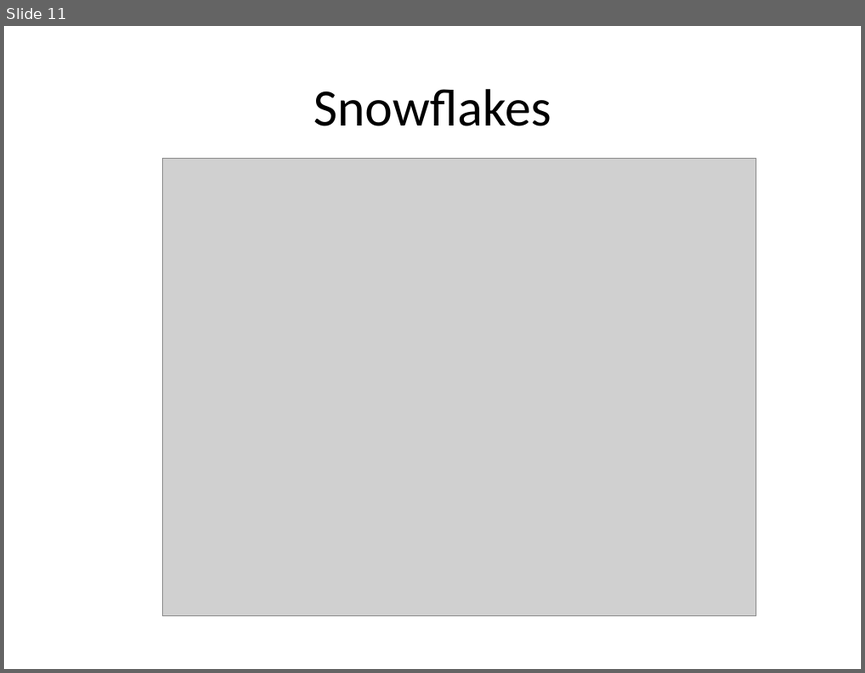
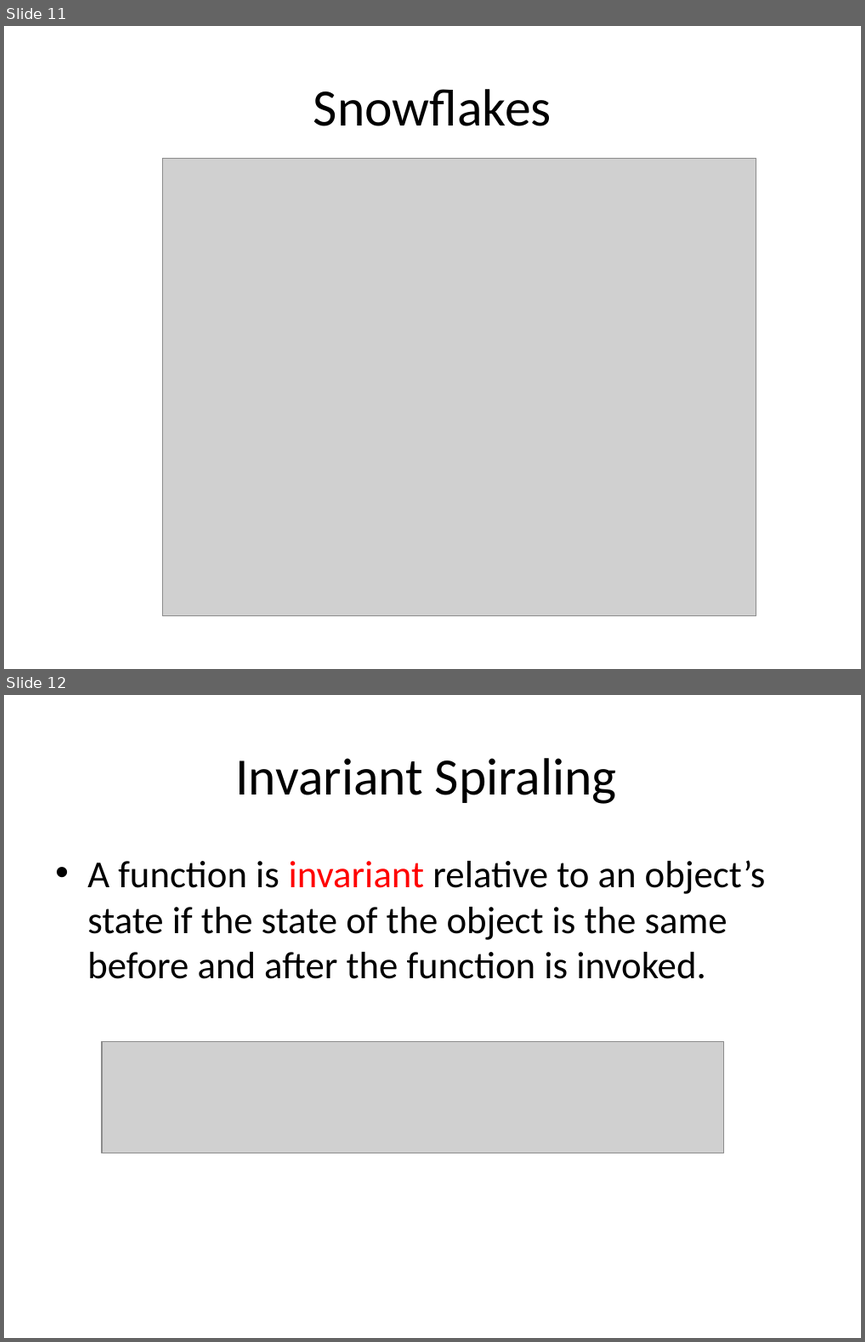
Before and after one commit to lorrainewang/2017Y2CEP, a slide deck: Lesson 1 Intro and Turtle Graphics/Python Turtles.pptx. Shown one above the other, each under a label of ours: slide 11 before the commit, slides 11 and 12 after it. The pictures are 865x673 and 865x1342 pixels, drawn with LibreOffice and Linux fonts; fonts in the diff are those of the drawing; grey boxes stand for pictures. Boxes give left, top, right and bottom in pixels: in the first picture for what was removed or moved away, otherwise in the second. Text is boxed around its words. In the diff, an @@ line names an element or a change of style, - is before the commit and + after.

Commit message:
Added Function Invariant

```diff
--- a/Lesson 1 Intro and Turtle Graphics/Python Turtles.pptx
+++ b/Lesson 1 Intro and Turtle Graphics/Python Turtles.pptx
@@ slide 12 added at (x1=4, y1=695, x2=861, y2=1338), background #FFFFFF @@
@@ title added at (x1=235, y1=758, x2=617, y2=804), 44 pt, text #000000 @@
+Invariant Spiraling
@@ text added at (x1=87, y1=860, x2=766, y2=979), 32 pt, text #000000 @@
+• A function is invariant relative to an object’s state if the state of the object is the same before and after the function is invoked.
@@ picture added at (x1=102, y1=1041, x2=724, y2=1152) @@
```
Also in this commit, not shown: 2 other slides added, 1 other file.
